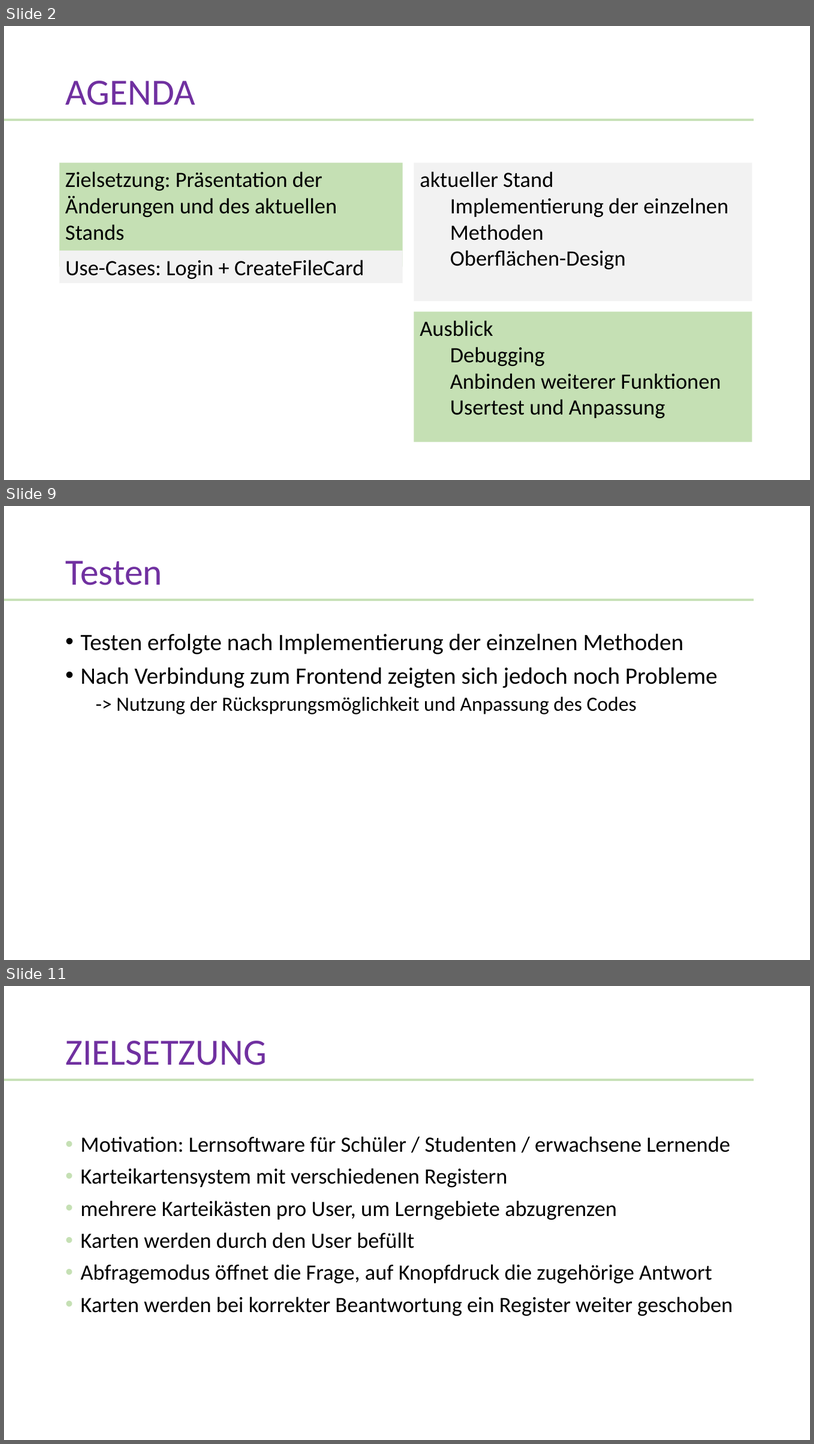
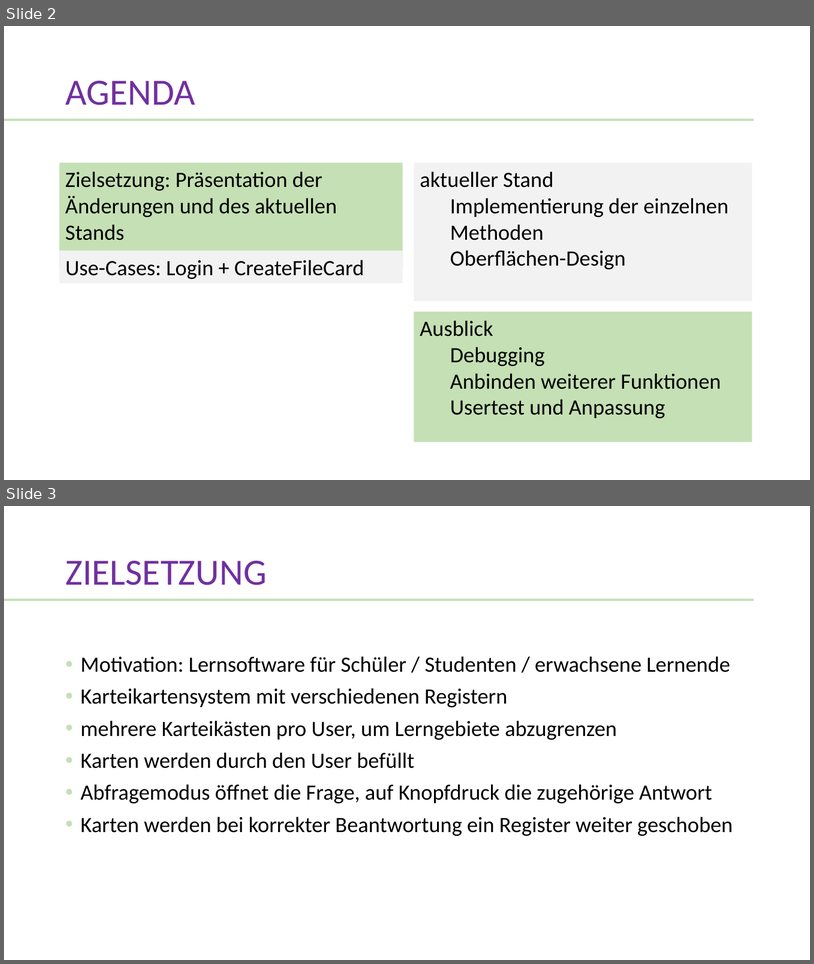
Before and after one commit to WI18C/Lernsoftware, a slide deck: Abschlusspräsentation.pptx. Shown one above the other, each under a label of ours: slides 2, 9 and 11 before the commit, slides 2 and 3 after it; the slides between them are not shown. The pictures are 814x1444 and 814x964 pixels, drawn with LibreOffice and Linux fonts; fonts in the diff are those of the drawing. Boxes give left, top, right and bottom in pixels: in the first picture for what was removed or moved away, otherwise in the second. Text is boxed around its words. In the diff, an @@ line names an element or a change of style, - is before the commit and + after.

Commit message:
Add files via upload
Noch nicht fertige Abschlusspräsentation

```diff
--- a/Abschlusspräsentation.pptx
+++ b/Abschlusspräsentation.pptx
@@ slide 9 removed at (x1=4, y1=506, x2=810, y2=960), background #FFFFFF; not listed: 1 template element that a slide beside it also shows @@
@@ title removed at (x1=65, y1=561, x2=162, y2=585) @@
-Testen
@@ text removed at (x1=81, y1=633, x2=718, y2=714) @@
-• Testen erfolgte nach Implementierung der einzelnen Methoden
-• Nach Verbindung zum Frontend zeigten sich jedoch noch Probleme
-  -> Nutzung der Rücksprungsmöglichkeit und Anpassung des Codes
@@ what was slide 11 is now slide 3 @@
```
Also in this commit, not shown: 3 slides changed, 3 slides added, 5 other slides removed.
